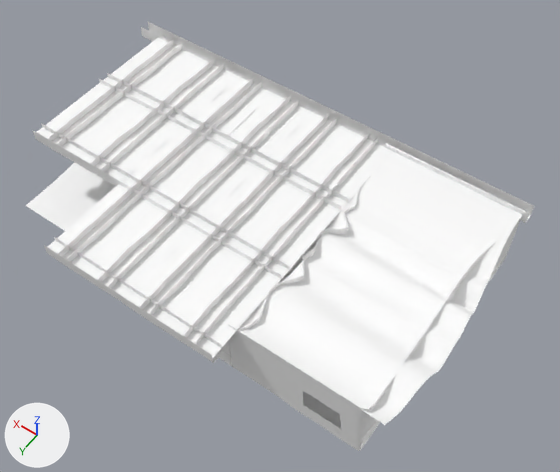
One commit to the FBX model MS GOD TIER GAME/Assets/map/bunki/Branch_room_4.fbx: the scene before it, then after it.
Before and after are seen from a camera (50 mm lens) standing at (-26.5, 41.6, 43.0) and looking at (-6.7, 13.9, -0.5). Every picture has the same lights, and +X, +Y and +Z are marked at lower left. The picture after the commit comes second. Where no turn or scale is listed for an object, it has been applied to the vertices. Vertices at exactly the same position are counted once.

The first picture shows 'main'.
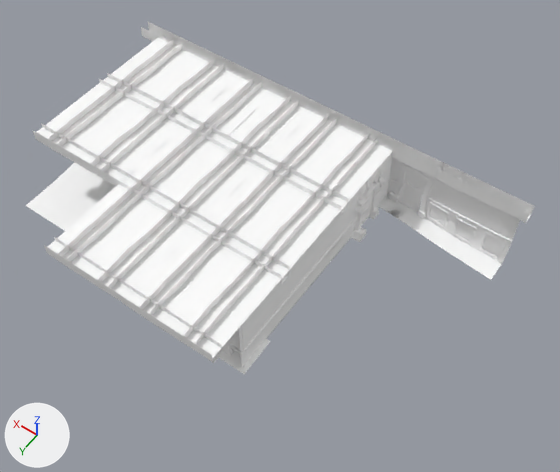
Changed parts and their boxes (x1, y1, x2, y2) in the pictures (560 x 472 px):
'main', reshaped (18% shorter)
    before: (26, 21, 534, 451)
    after: (26, 21, 534, 374)
part 1 of me_メッシュ_005, deleted
    before: (238, 143, 525, 425)
part 2 of me_メッシュ_005, cut back (mostly hidden afterwards)
    before: (141, 27, 520, 451)
    after: (141, 27, 482, 367)

What changed in the scene script:
```text
Change me_メッシュ_005:
    used by ob_main; location = (0.1, 0.77, 0.15)
    remove me_メッシュ_005.from_pydata(...)  # 23475 vertices, 21325 faces; spans x -21.5..13.6, y 3.4..24.9, z -3.3..3.2
    add me_メッシュ_005.from_pydata(...)  # 22731 vertices, 20782 faces; spans x -20.9..13.6, y 3.4..24.9, z -3.3..3.2
    me_メッシュ_005 part 1: the loose piece of 93 vertices spanning x -21.5..-9.7, y 3.9..22.6, z 1.3..2.7 is deleted
    me_メッシュ_005 part 2: 5 vertices moved within x -16.1..11.5, y 4.3..8.4, z -0.8..3.0; 688 vertices removed from x -20.9..13.6, y 3.8..22.6, z -3.0..3.1; 37 vertices added at x -9.7..-8.9, y 5.5..22.6, z -2.4..-2.1
```
